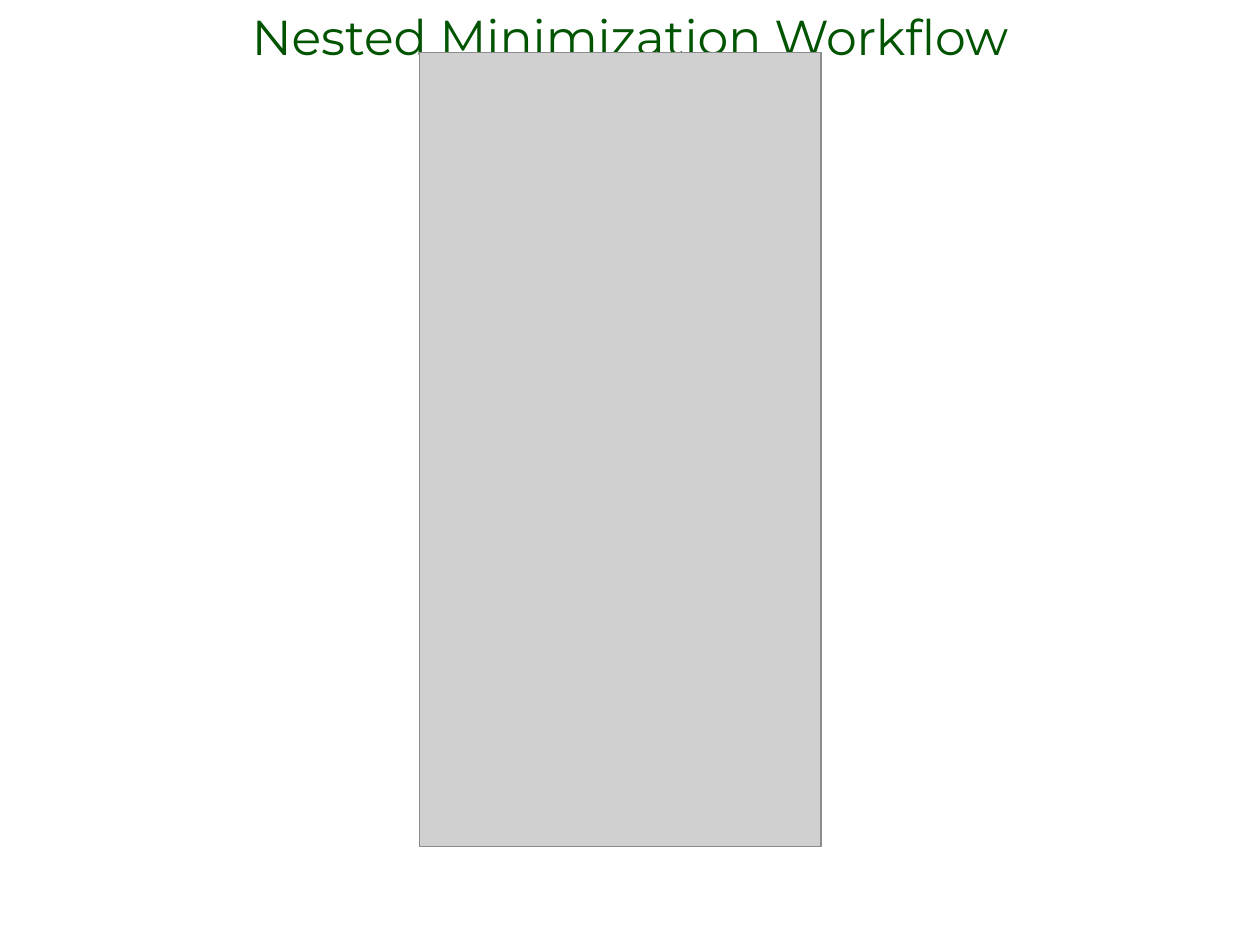
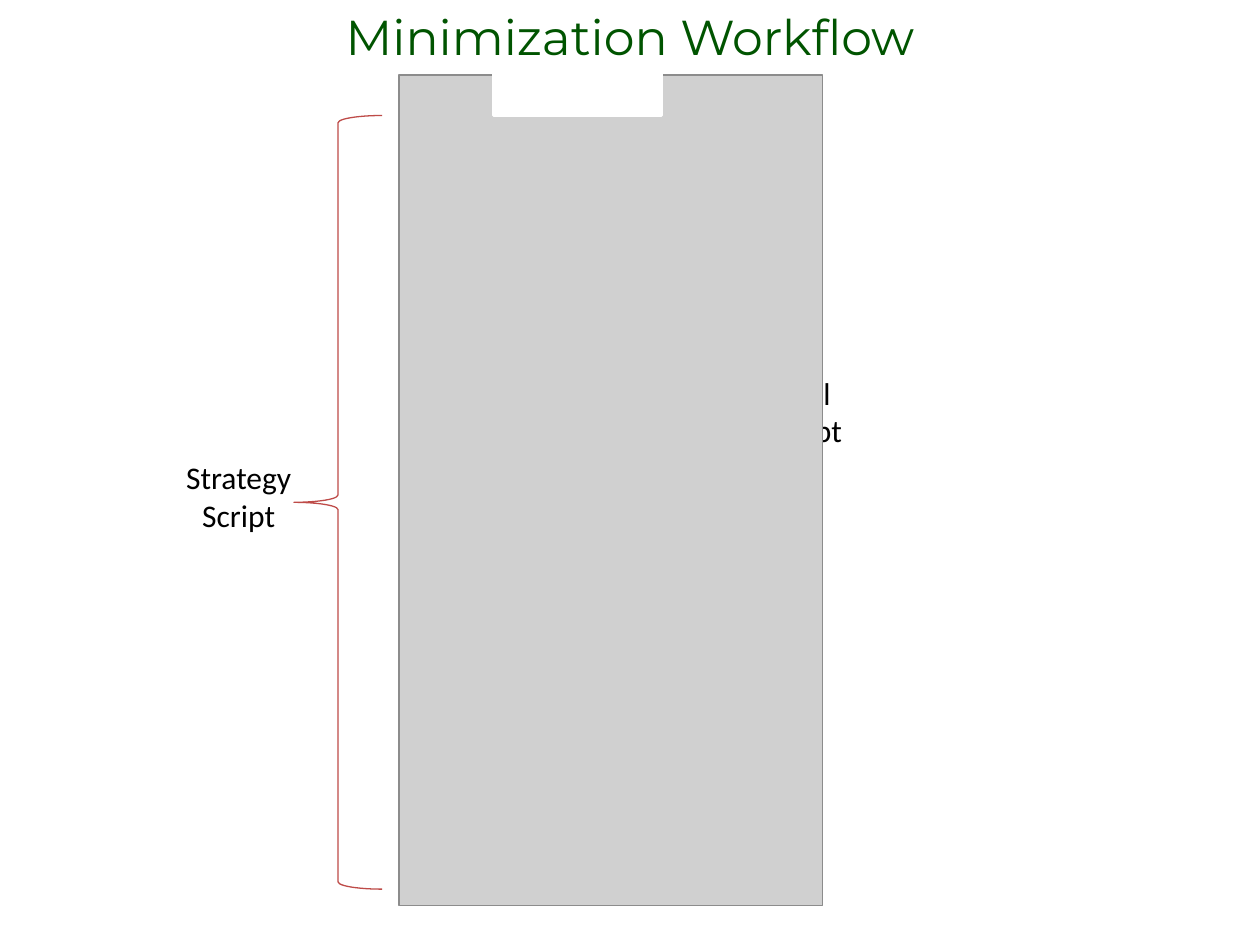
Before and after one commit to camm/documents, a slide deck: slide 1 of Jose/minimization_design.pptx. Drawn at 1260x945 pixels with LibreOffice and Linux fonts; fonts in the diff are those of the drawing; grey boxes stand for pictures. Boxes give left, top, right and bottom in pixels: in the first picture for what was removed or moved away, otherwise in the second. Text is boxed around its words. In the diff, an @@ line names an element or a change of style, - is before the commit and + after.

Commit message:
work on minimization workflow

```diff
--- a/Jose/minimization_design.pptx
+++ b/Jose/minimization_design.pptx
@@ text at (346, 18, 914, 56): text changed @@
-Nested Minimization Workflow
+Minimization Workflow
@@ picture: place and size @@
-picture at (420, 53, 820, 847)
+picture at (399, 76, 823, 906)
@@ rectangle added at (494, 72, 662, 115), fill #FFFFFF, outline #FFFFFF 2 pt @@
@@ right brace added at (294, 116, 382, 890), outline #BF4C48 0.75 pt @@
@@ text added at (769, 378, 842, 450), 18 pt, text #000000 @@
+Intel
+Script
@@ text added at (186, 468, 291, 532), 18 pt, text #000000 @@
+Strategy
+Script
```
Also in this commit, not shown: 1 other slide changed, 4 slides added, 3 other files.
